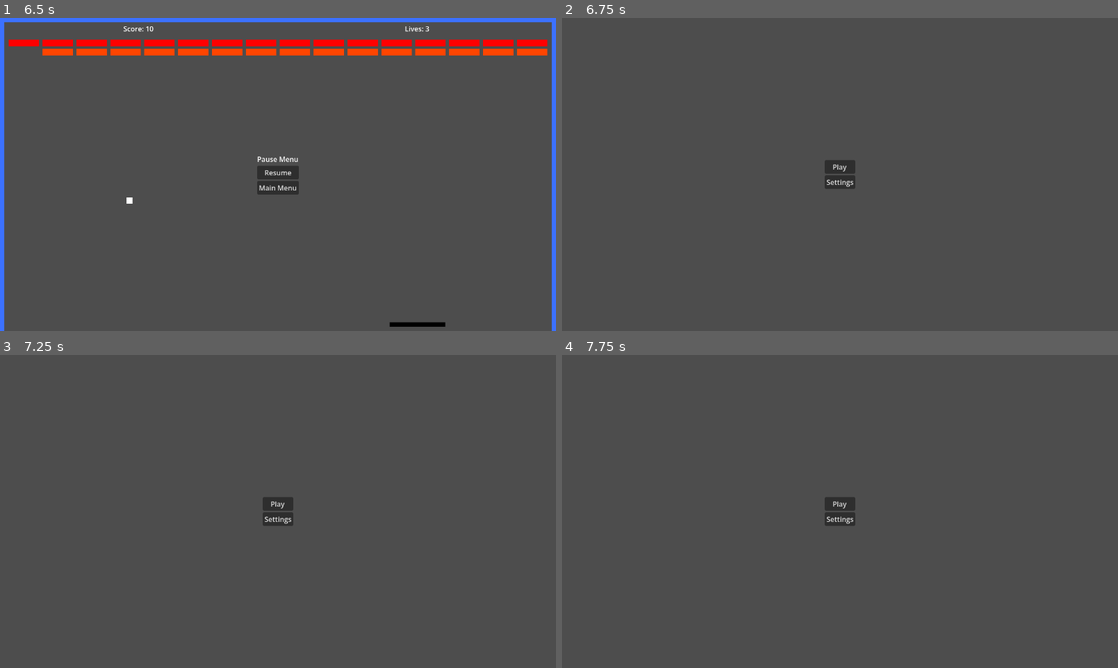
Above: before the commit, frames 1-4 (two rows, left to right).
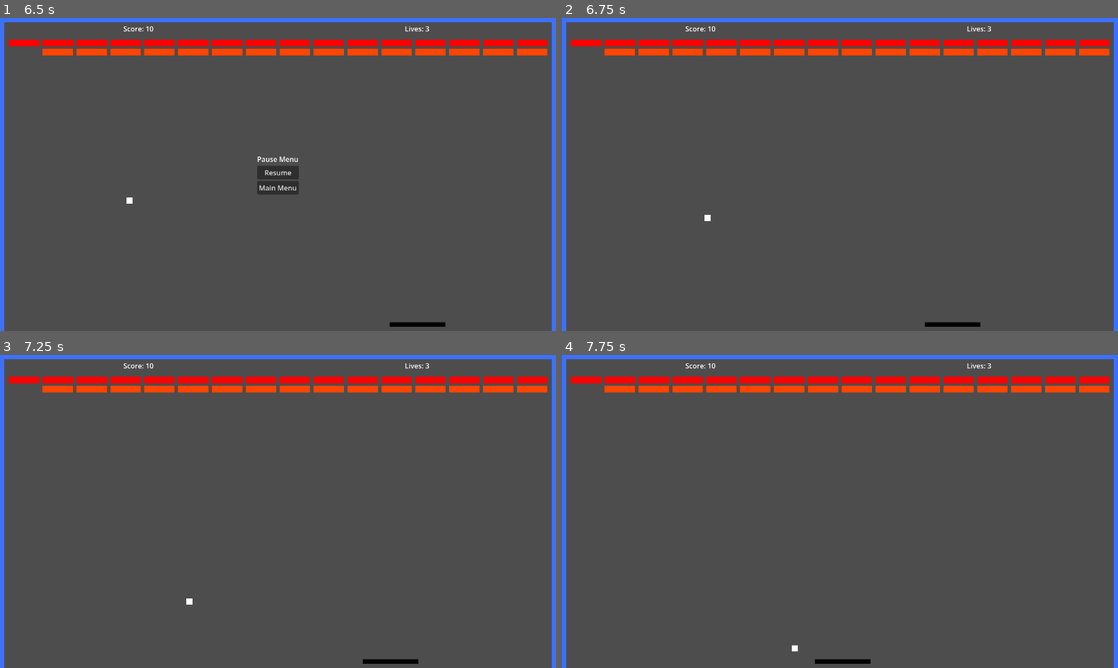
Above: after the commit, the same moments.

Repository: jordonbigelow/Can-You-Breakout
Game: Godot game, scene res://Scenes/main_menu.tscn
Two runs of this game, one before a commit and one after it. Both use one fixed random seed, a clock stepped at 60 frames per second and the inputs below. Sound files missing from this copy of the repository are replaced by a short silence.
Inputs:
- Up to frame 1 (6.5 s): click "Play" at 0.5 s; click "Play" at 1.25 s; hold D (move_right) 2.03-2.78 s; hold A (move_left) 2.78-3.53 s; hold D (move_right) 3.53-5.03 s; tap Enter at 5 s; hold A (move_left) from 5.03 s (still down); tap Escape (pause) at 5.65 s
- Up to frame 2 (6.75 s): release A (move_left) at 6.5 s; click "Resume" at 6.5 s
- Up to frame 3 (7.25 s): no input
- Up to frame 4 (7.75 s): hold A (move_left) from 7.28 s (still down)

Frame 1 is identical in both runs. In frame 2, 7.3% of the frame differs, in the area x 0-100%, y 0-100%; in frame 3, 7.3%; in frame 4, 7.3%.

Commit message:
stable version

Diff:
--- a/Scripts/game_scene.gd
+++ b/Scripts/game_scene.gd
@@ -1,150 +1,42 @@
 extends Node2D
 
-#signal game_over
+signal game_over
 
-#@export var brick_scene: PackedScene = load("res://Scenes/brick.tscn")
-#@export var columns := 16
-#@export var rows := 8
-#@export var brick_size := Vector2(74, 15)
-#@export var spacing := Vector2(4, 6)
-#@export var start_pos := Vector2(20, 50)
-#@export var lives: int = 3
-#@onready var score: int = 0
-#
-#@onready var ball_scene: PackedScene = preload("res://Scenes/ball.tscn")
+@onready var ball_scene: PackedScene = preload("res://Scenes/ball.tscn")
 @onready var main_menu_scene: PackedScene = load("res://Scenes/main_menu.tscn")
-#
-#@onready var paddle: CharacterBody2D = $Level/Paddle
-#@onready var timer: Timer = $Level/Timer
-#@onready var hud := $Level/UI/HUD/HBoxContainer
-#@onready var pause_menu := $Level/PauseMenu
-#@onready var sound_effects := $Level/SoundEffects
-#
-#@onready var ball_origin = Vector2(593.0, 683.0)
-#@onready var paddle_origin = Vector2(593.0, 710.0)
-#@onready var brick_count = get_tree().get_nodes_in_group("bricks").size()
-#
-@onready var level1: PackedScene = load("res://Scenes/level1.tscn")
-@onready var level2: PackedScene = load("res://Scenes/level2.tscn")
-@onready var level3: PackedScene = load("res://Scenes/level3.tscn")
+
+@onready var level1_scene: PackedScene = preload("res://Scenes/level1.tscn")
+@onready var level2_scene: PackedScene = preload("res://Scenes/level2.tscn")
+@onready var level3_scene: PackedScene = preload("res://Scenes/level3.tscn")
+@onready var level1: Node
+@onready var level2: Node
+@onready var level3: Node
+@onready var levels: Array[Node]
+@onready var current_level
 
 func _ready() -> void:
-	var level_as_node = level1.instantiate()
-	level_as_node.ball_entered_killzone.connect(_on_level_ball_entered_killzone)
-	level_as_node.game_over.connect(_on_level_game_over)
-	level_as_node.ball_broke_out.connect(_on_level_ball_broke_out)
-	add_child(level_as_node)
+	level1 = level1_scene.instantiate()
+	level2 = level2_scene.instantiate()
+	level3 = level3_scene.instantiate()
 
-#func _process(_delta: float) -> void:
-	#if Input.is_action_just_pressed("pause"):
-		#get_tree().paused = true
-		#pause_menu.show()
-#
-#func _on_kill_zone_body_entered(body: Node2D) -> void:
-	#print(body)
-	#if body.name.contains("Ball"):
-		#if level.lives > 1:
-			#level.lives -= 1
-			#level.hud.get_child(1).text = "Lives: %s" % str(level.lives)
-			#body.queue_free()
-			#get_tree().paused = true
-			#level.timer.start()
-			#level.paddle.position = level.paddle_origin
-		#else:
-			#print("Game Over Score: ", level.score)
-			#game_over.emit()
-#
-#func _on_timer_timeout() -> void:
-	#get_tree().paused = false
-	#level._spawn_ball()
+	current_level = level1
 
-#func _get_brick_count() -> int:
-	#brick_count = get_tree().get_nodes_in_group("bricks").size()
-	#return brick_count
-	#
-#func _change_to_main_menu() -> void:
-	#get_tree().change_scene_to_packed(main_menu_scene)
-#
-#func _spawn_ball():
-	#var ball = ball_scene.instantiate()
-	#ball.position = ball_origin
-	#add_child(ball)
-	#ball.hit_brick.connect(_on_ball_hit_brick)
-	#ball.hit_paddle.connect(_on_ball_hit_paddle)
-	#ball.hit_wall.connect(_on_ball_hit_wall)
-	#
-#func _spawn_bricks():
-	#for row in rows:
-		#for col in columns:
-			#var brick = brick_scene.instantiate()
-			#if row == 0:
-				#brick.color = Color.RED
-				#brick.points = 20
-			#elif row == 1:
-				#brick.color = Color.ORANGE_RED
-				#brick.points = 10
-			#elif row == 2:
-				#brick.color = Color.ORANGE
-				#brick.points = 7
-			#elif row == 3:
-				#brick.color = Color.YELLOW
-				#brick.points = 5
-			#elif row == 4:
-				#brick.color = Color.GREEN_YELLOW
-				#brick.points = 4
-			#elif row == 5:
-				#brick.color = Color.LIME_GREEN
-				#brick.points = 3
-			#elif row == 6:
-				#brick.color = Color.DEEP_SKY_BLUE
-				#brick.points = 2
-			#elif row == 7:
-				#brick.color = Color.ROYAL_BLUE
-				#brick.points = 1
-			#var x = start_pos.x + col * (brick_size.x + spacing.x)
-			#var y = start_pos.y + row * (brick_size.y + spacing.y)
-			#brick.position = Vector2(x, y)
-			#add_child(brick)
-#
-#func _on_ball_hit_brick(brick) -> void:
-	#score += brick.points
-	#hud.get_child(0).text = "Score: %s" % str(score)
-	#if _get_brick_count() == 0:
-		#print("you've won!")
-		#brick.destroy()
-		#_change_to_main_menu()
-	#_play_sound_effects()
-	#brick.destroy()
-#
-#func _on_ceiling_body_entered(body: Node2D) -> void:
-	#if body.name.contains("Ball"):
-		#print("you win")
-		#game_over.emit()
-#
-#func _on_game_over() -> void:
-	#_change_to_main_menu()
-#
-#func _on_resume_button_pressed() -> void:
-	#get_tree().paused = false
-	#pause_menu.hide()
-#
-#func _on_main_menu_button_pressed() -> void:
-	#get_tree().paused = false
-	#_change_to_main_menu()
-#
-#func _on_ball_hit_paddle() -> void:
-	#sound_effects.pitch_scale *= 1.5
-	#_play_sound_effects()
-#
-#func _on_ball_hit_wall() -> void:
-	#_play_sound_effects()
-#
-#func _on_sound_effects_finished() -> void:
-	#sound_effects.pitch_scale = 1.0
-	#
-#func _play_sound_effects() -> void:
-	#sound_effects.play(0.25)
-#
+	levels.append(level1)
+	levels.append(level2)
+	levels.append(level3)
+
+	for level in levels:
+		level.game_over.connect(_on_game_over)
+		level.ball_entered_killzone.connect(_on_level_ball_entered_killzone)
+		level.ball_broke_out.connect(_on_level_ball_broke_out)
+
+	add_child(current_level)
+
+func _change_to_main_menu() -> void:
+	get_tree().change_scene_to_packed(main_menu_scene)
+
+func _on_game_over() -> void:
+	_change_to_main_menu()
 
 func _on_level_game_over() -> void:
 	get_tree().change_scene_to_packed(main_menu_scene)
@@ -152,5 +44,21 @@
 func _on_level_ball_entered_killzone() -> void:
 	print("you died")
 
-func _on_level_ball_broke_out() -> void:
-	get_tree().change_scene_to_packed(level2)
+func _on_level_ball_broke_out(score: int) -> void:
+	prints("Score:", score)
+	#get_tree().change_scene_to_packed(level2_scene)
+	_switch_level(current_level)
+
+func _switch_level(level: Node) -> void:
+	if level == level1:
+		remove_child(current_level)
+		current_level = level2
+		add_child(current_level)
+		#get_tree().change_scene_to_packed(level2_scene)
+	elif level == level2:
+		remove_child(current_level)
+		current_level = level3
+		add_child(current_level)
+		#get_tree().change_scene_to_packed(level3_scene)
+	elif level == level3:
+		get_tree().change_scene_to_packed(main_menu_scene)
--- a/Scripts/level.gd
+++ b/Scripts/level.gd
@@ -2,7 +2,7 @@
 
 signal game_over
 signal ball_entered_killzone
-signal ball_broke_out
+signal ball_broke_out(score: int)
 
 @export var brick_scene: PackedScene = load("res://Scenes/brick.tscn")
 @export var columns := 16
@@ -37,7 +37,9 @@
 	ceiling.connect("body_entered", _on_ceiling_body_entered)
 	kill_zone.connect("body_entered", _on_kill_zone_body_entered)
 	timer.connect("timeout", _on_timer_timeout)
-	pause_menu.get_child(0).get_child(1).connect("pressed", _on_main_menu_button_pressed)
+	sound_effects.connect("finished", _on_sound_effects_finished)
+	pause_menu.get_child(0).get_child(1).connect("pressed", _on_resume_button_pressed)
+	pause_menu.get_child(0).get_child(2).connect("pressed", _on_main_menu_button_pressed)
 
 func _process(_delta: float) -> void:
 	if Input.is_action_just_pressed("pause"):
@@ -122,7 +124,7 @@
 
 func _on_ceiling_body_entered(body: Node2D) -> void:
 	if body.name.contains("Ball"):
-		ball_broke_out.emit()
+		ball_broke_out.emit(score)
 
 func _on_game_over() -> void:
 	_change_to_main_menu()
